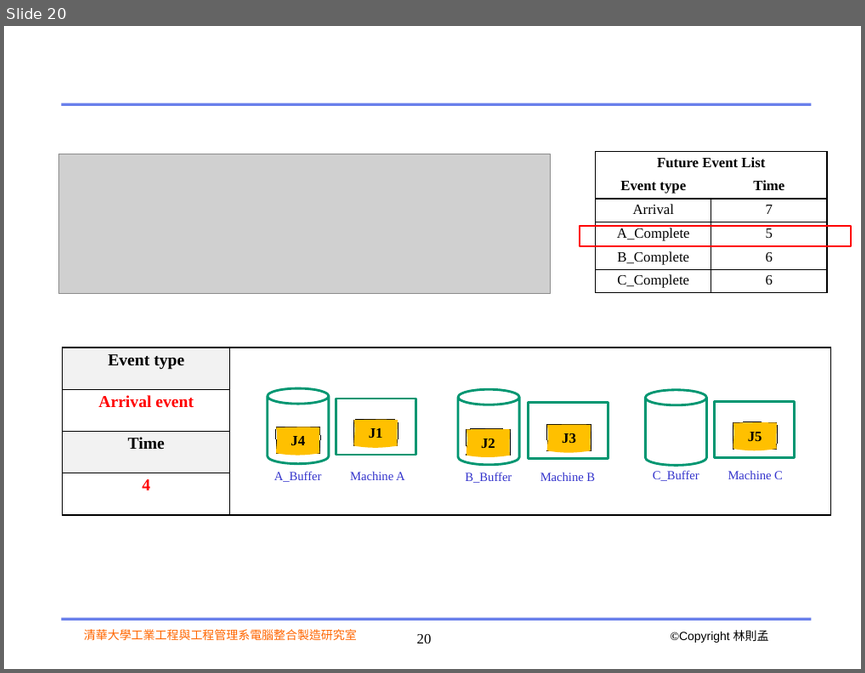
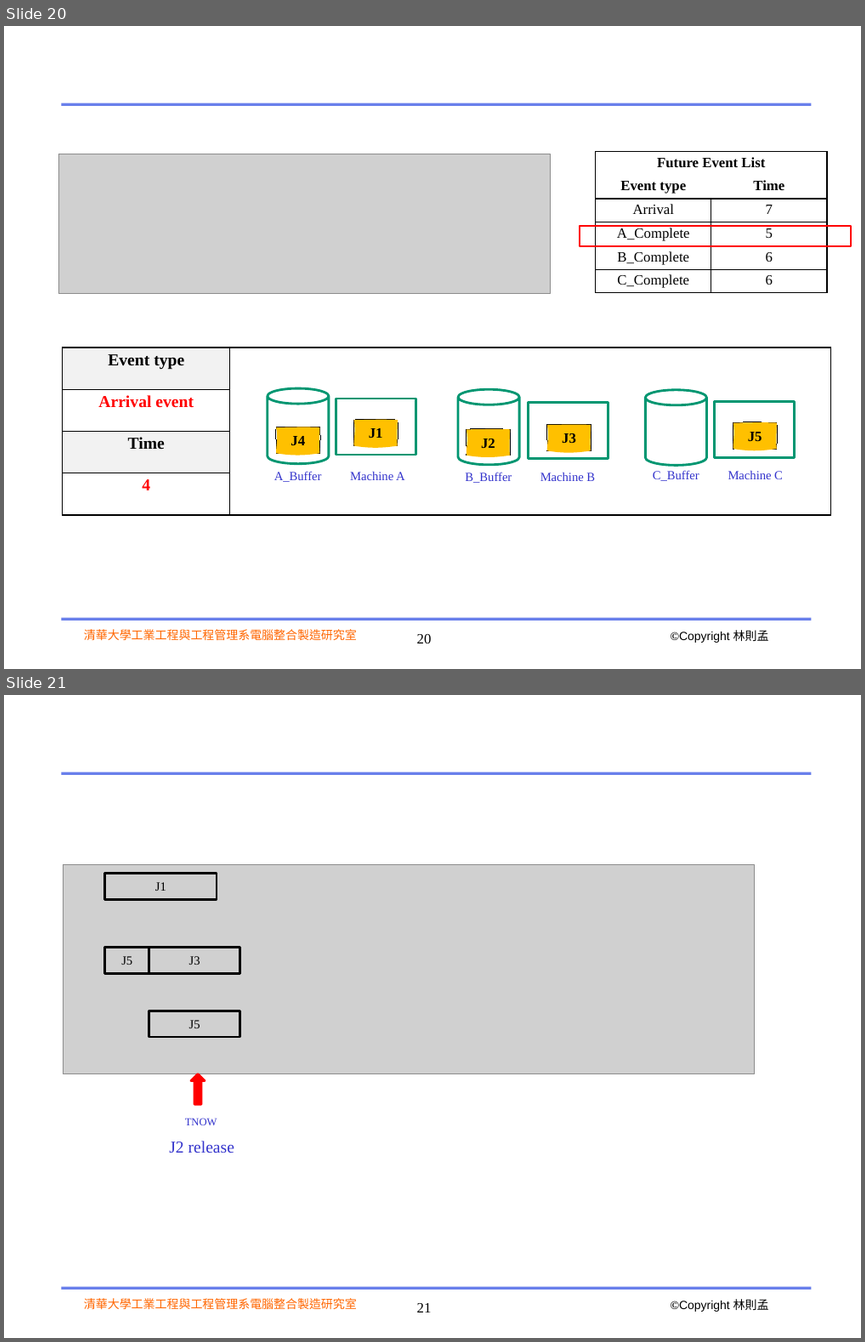
Before and after one commit to colinlee0924/ppc_ws, a slide deck: ppt/2020_DES_with_python.pptx. Shown one above the other, each under a label of ours: slide 20 before the commit, slides 20 and 21 after it. The pictures are 865x673 and 865x1342 pixels, drawn with LibreOffice and Linux fonts; fonts in the diff are those of the drawing; grey boxes stand for pictures; background and template pictures are left out. Boxes give left, top, right and bottom in pixels: in the first picture for what was removed or moved away, otherwise in the second. Text is boxed around its words. In the diff, an @@ line names an element or a change of style, - is before the commit and + after.

```diff
--- a/ppt/2020_DES_with_python.pptx
+++ b/ppt/2020_DES_with_python.pptx
@@ slide 21 added at (x1=4, y1=695, x2=861, y2=1338), background #FFFFFF; not listed: 5 template elements that a slide beside it also shows @@
@@ picture added at (x1=64, y1=865, x2=755, y2=1074) @@
@@ rectangle added at (x1=105, y1=873, x2=216, y2=900), outline #000000 2 pt, 10.5 pt, text #000000 @@
+J1
@@ rectangle added at (x1=105, y1=947, x2=149, y2=974), outline #000000 2 pt, 10.5 pt, text #000000 @@
+J5
@@ rectangle added at (x1=148, y1=947, x2=239, y2=974), outline #000000 2 pt, 10.5 pt, text #000000 @@
+J3
@@ rectangle added at (x1=148, y1=1010, x2=239, y2=1037), outline #000000 2 pt, 10.5 pt, text #000000 @@
+J5
@@ up arrow added at (x1=191, y1=1074, x2=205, y2=1104), fill #FF0000, outline #FF0000 2 pt @@
@@ text added at (x1=185, y1=1117, x2=217, y2=1125), 9 pt, text #3333CC @@
+TNOW
@@ text added at (x1=169, y1=1140, x2=234, y2=1152), 14 pt, text #3333CC @@
+J2 release
```
Also in this commit, not shown: 4 slides changed, 8 other slides added, 6 slides removed, 4 other files.
